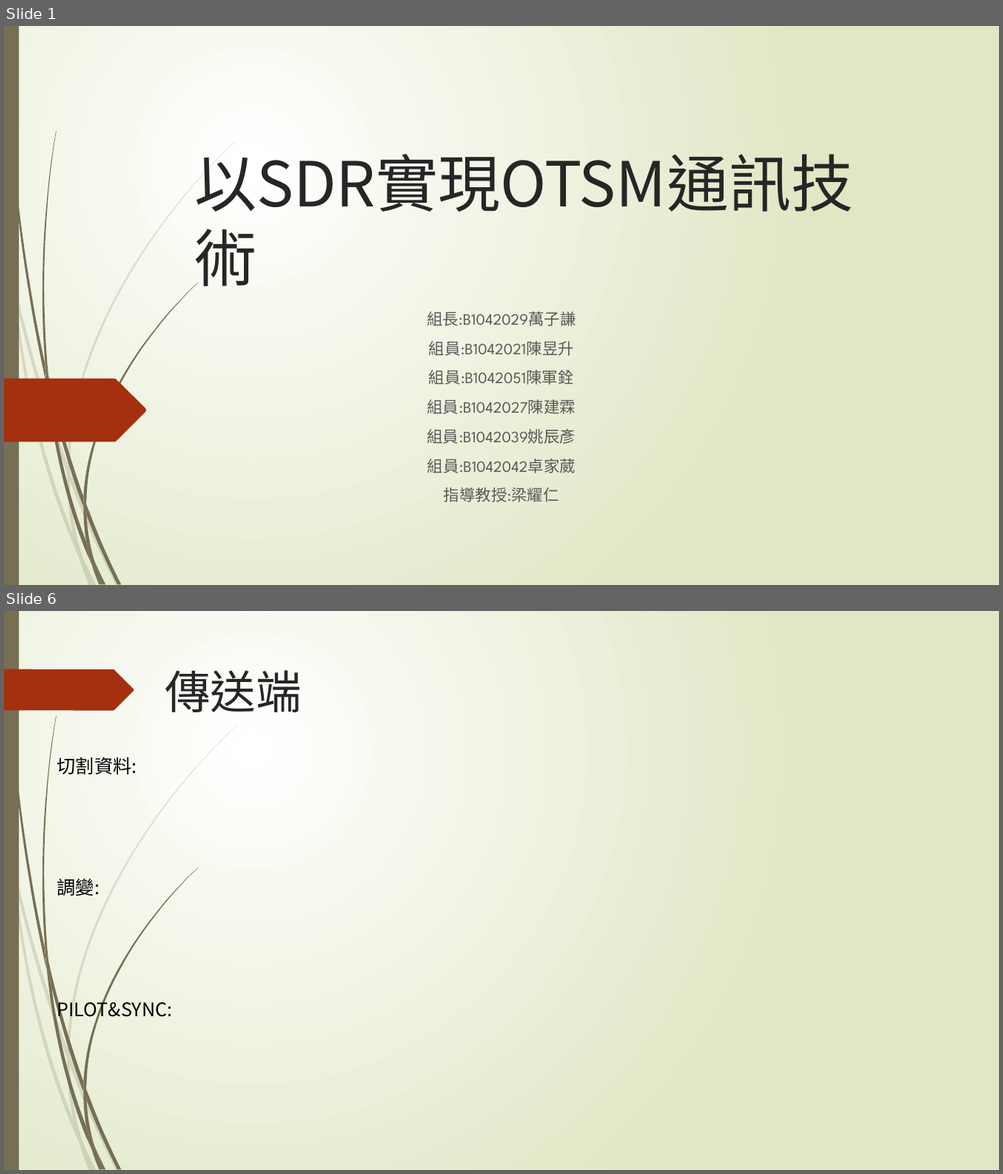
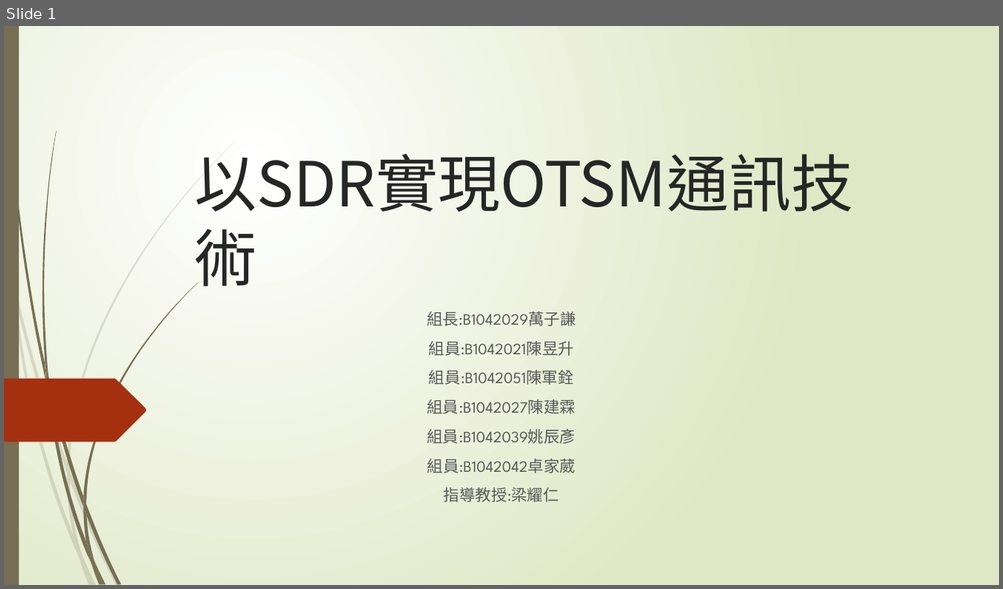
Before and after one commit to NIUWCSP/OTSM, a slide deck: report/以SDR實現OTSM通訊技術.pptx. Shown one above the other, each under a label of ours: slides 1 and 6 before the commit, slide 1 after it; the slides between them are not shown. The pictures are 1003x1174 and 1003x589 pixels, drawn with LibreOffice and Linux fonts; fonts in the diff are those of the drawing. Boxes give left, top, right and bottom in pixels: in the first picture for what was removed or moved away, otherwise in the second. Text is boxed around its words. In the diff, an @@ line names an element or a change of style, - is before the commit and + after.

```diff
--- a/report/以SDR實現OTSM通訊技術.pptx
+++ b/report/以SDR實現OTSM通訊技術.pptx
@@ slide 6 removed at <box>4,611,999,1170</box>, background gradient #FFFFFF to #DFE8C4; not listed: 23 template elements that a slide beside it also shows @@
@@ freeform shape removed at <box>4,669,134,710</box> @@
@@ title removed at <box>165,670,301,712</box> @@
-傳送端
@@ text removed at <box>57,758,137,775</box> @@
-切割資料:
@@ text removed at <box>57,879,99,896</box> @@
-調變:
@@ text removed at <box>57,997,173,1021</box> @@
-PILOT&SYNC:
```
Also in this commit, not shown: 14 slides changed, 1 slide added.
